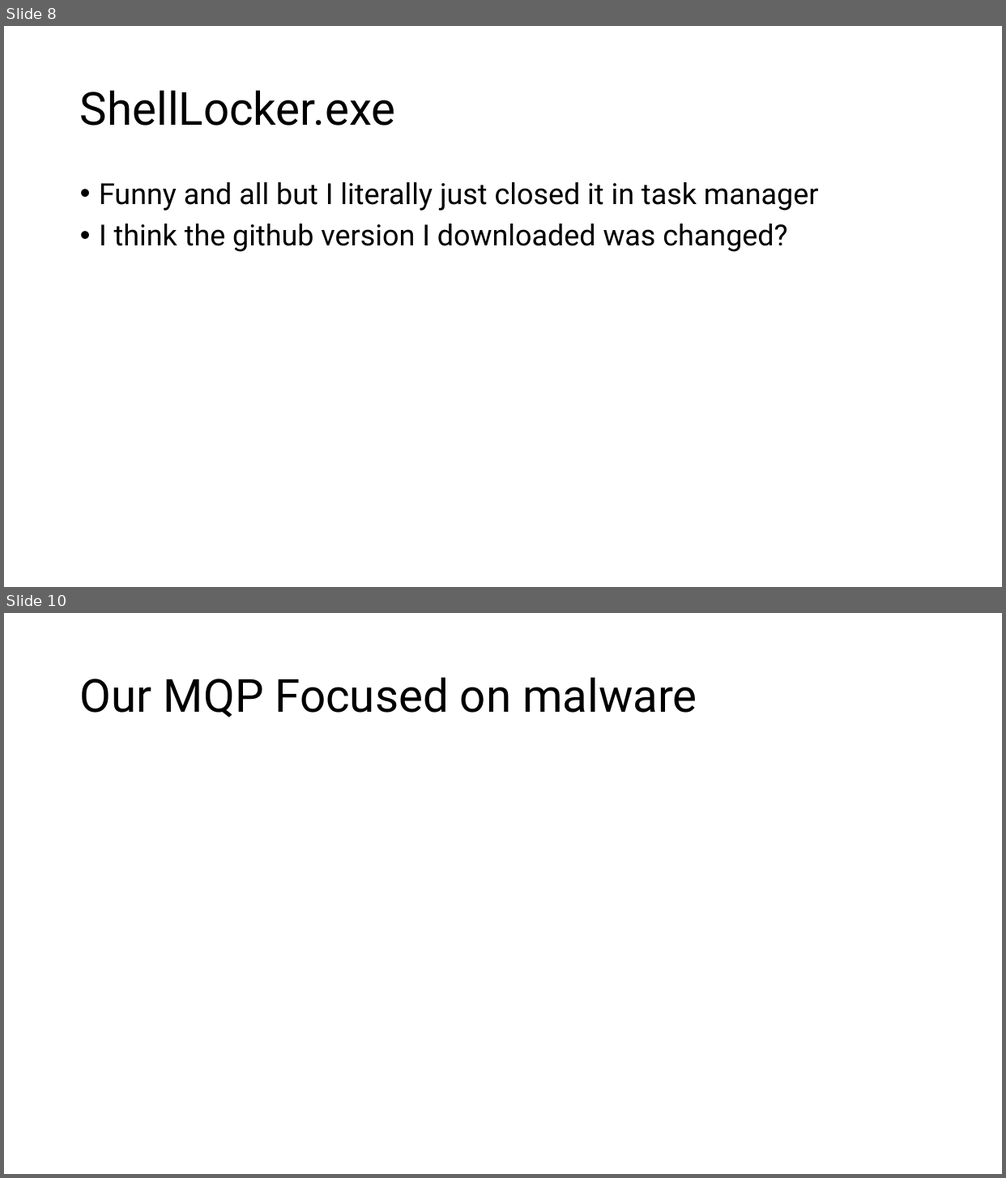
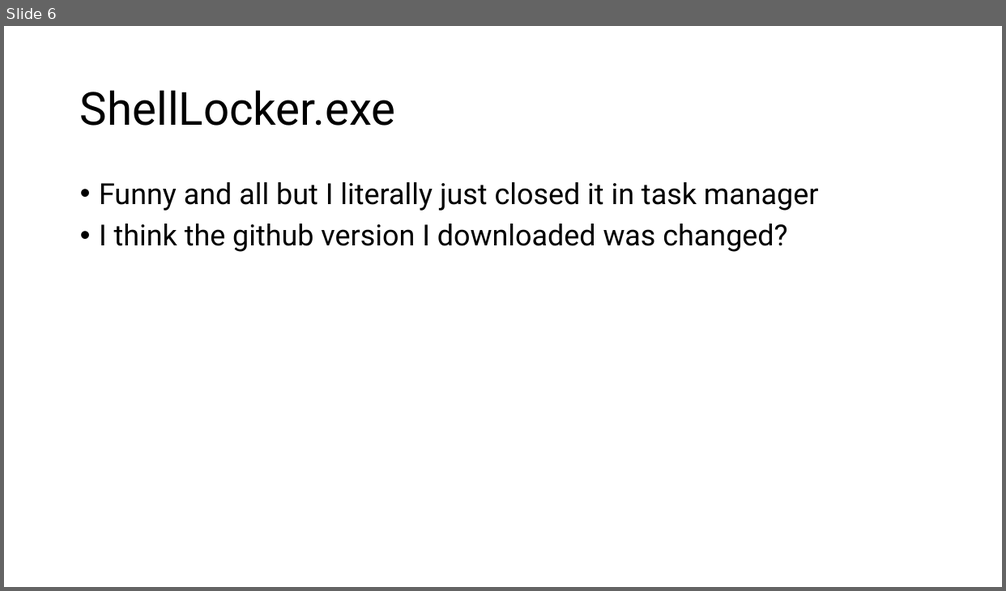
Before and after one commit to jacobchlebowski/cyber-outreach, a slide deck: Malware Presentation and Demonstration.pptx. Shown one above the other, each under a label of ours: slides 8 and 10 before the commit, slide 6 after it; the slides between them are not shown. The pictures are 1006x1178 and 1006x591 pixels, drawn with LibreOffice and Linux fonts; fonts in the diff are those of the drawing. Boxes give left, top, right and bottom in pixels: in the first picture for what was removed or moved away, otherwise in the second. Text is boxed around its words. In the diff, an @@ line names an element or a change of style, - is before the commit and + after.

```diff
--- a/Malware Presentation and Demonstration.pptx
+++ b/Malware Presentation and Demonstration.pptx
@@ slide 10 removed at box(4, 613, 1002, 1174), background #FFFFFF @@
@@ title removed at box(80, 677, 697, 717) @@
-Our MQP Focused on malware
@@ what was slide 8 is now slide 6 @@
```
Also in this commit, not shown: 2 slides changed, 7 slides added, 3 other slides removed.
